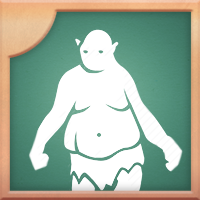
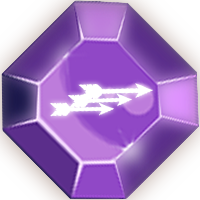
Layer changes from the first 200x200 image to the second:
hid "Layer 13" over [left=0, top=0, right=200, bottom=200]
hid "Layer 6" over [left=0, top=0, right=200, bottom=200]
showed group "burst" (3 layers) over [left=0, top=0, right=200, bottom=200]
painted on "Layer 12 copy 2" (1st of 2, in "burst") over [left=13, top=83, right=154, bottom=179]
added layer "Layer 20" in group "burst" over [left=0, top=0, right=200, bottom=200]
added layer "Layer 21" in group "burst" over [left=0, top=0, right=200, bottom=200]
